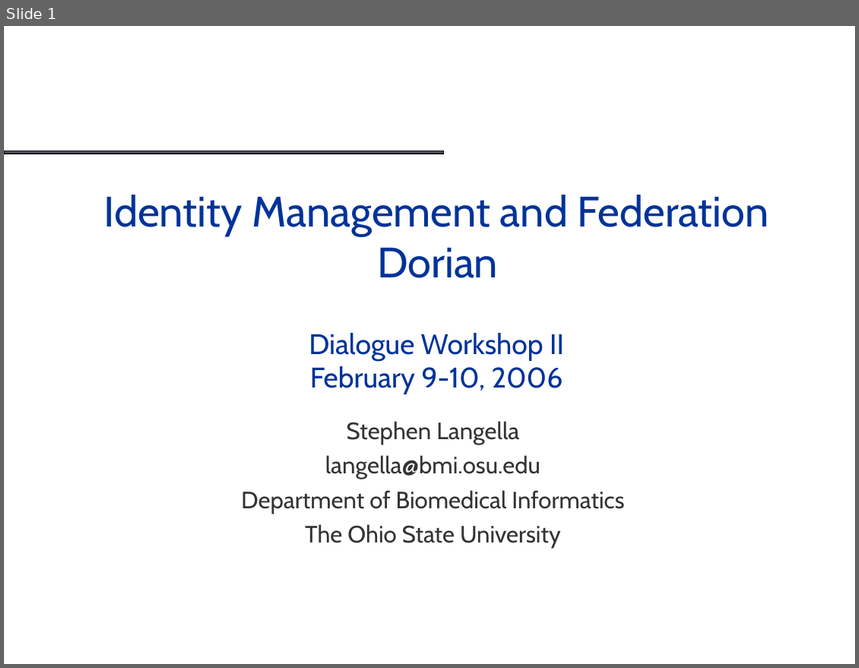
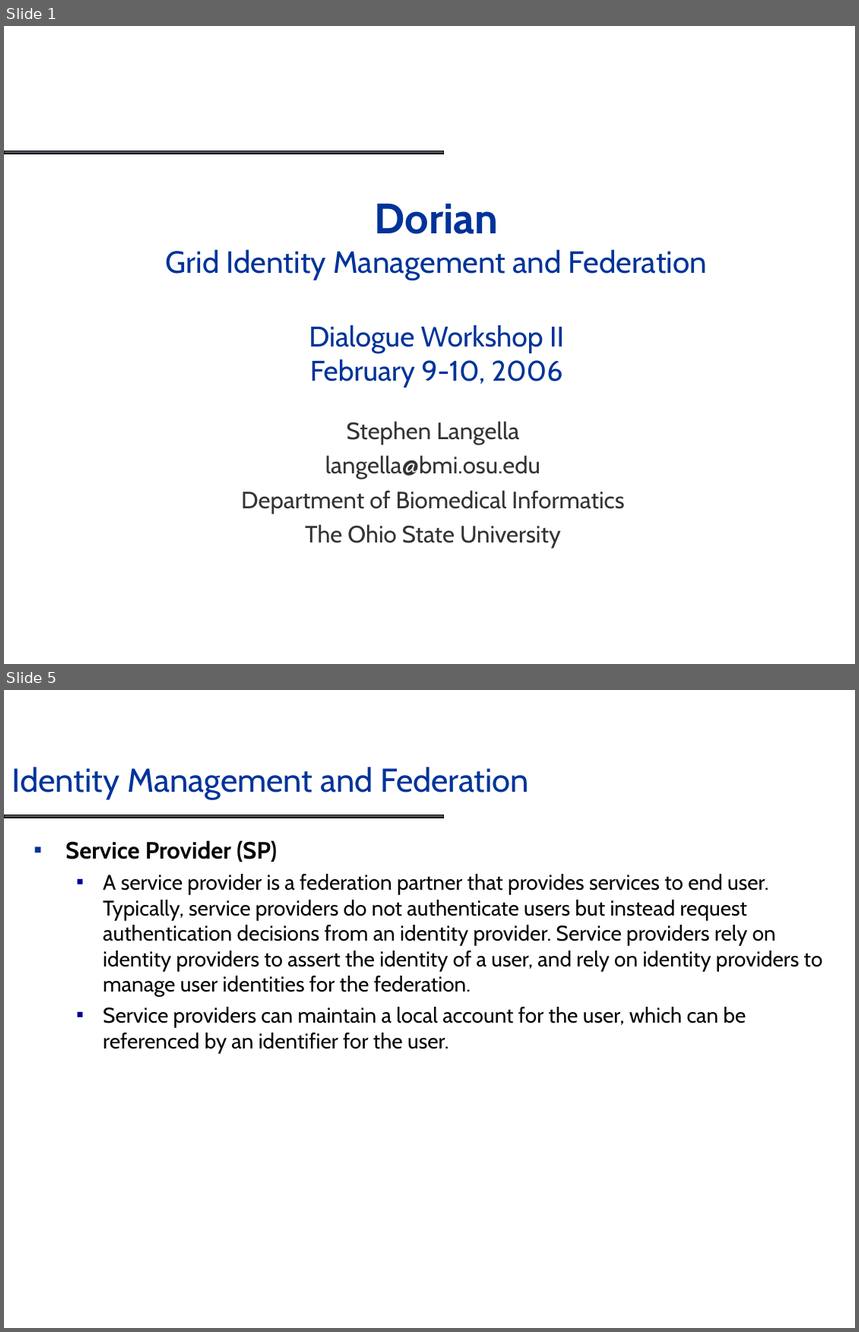
Before and after one commit to NCIP/cagrid-portal, a slide deck: cagrid-1-0/Documentation/presentations/dorian/Dorian_DIALOGUE2.ppt. Shown one above the other, each under a label of ours: slide 1 before the commit, slides 1 and 5 after it; the slides between them are not shown. The pictures are 859x668 and 859x1332 pixels, drawn with LibreOffice and Linux fonts; fonts in the diff are those of the drawing; background and template pictures are left out. Boxes give left, top, right and bottom in pixels: in the first picture for what was removed or moved away, otherwise in the second. Text is boxed around its words. In the diff, an @@ line names an element or a change of style, - is before the commit and + after.

```diff
--- a/cagrid-1-0/Documentation/presentations/dorian/Dorian_DIALOGUE2.ppt
+++ b/cagrid-1-0/Documentation/presentations/dorian/Dorian_DIALOGUE2.ppt
@@ slide 5 added at [4,690,855,1328], background #FFFFFF; not listed: 1 template element that a slide beside it also shows @@
@@ title added at [12,767,529,799], 28 pt, text #003399 @@
+Identity Management and Federation
@@ text added at [66,840,823,1053], 18 pt, text #070709 @@
+▪ Service Provider (SP)
+  ▪ A service provider is a federation partner that provides services to end user. Typically, service providers do not authenticate users but instead request authentication decisions from an identity provider. Service providers rely on identity providers to assert the identity of a user, and rely on identity providers to manage user identities for the federation.
+  ▪ Service providers can maintain a local account for the user, which can be referenced by an identifier for the user.
@@ slide 1 changed as well @@
@@ title at [166,203,707,388]: text changed; size 36 to 26 pt @@
-Identity Management and Federation
-Dorian
-Dialogue Workshop II
-February 9-10, 2006
+Dorian
+Grid Identity Management and Federation
+Dialogue Workshop II
+February 9-10, 2006
```
Also in this commit, not shown: 7 other slides added, 1 slide removed, 2 other files.
